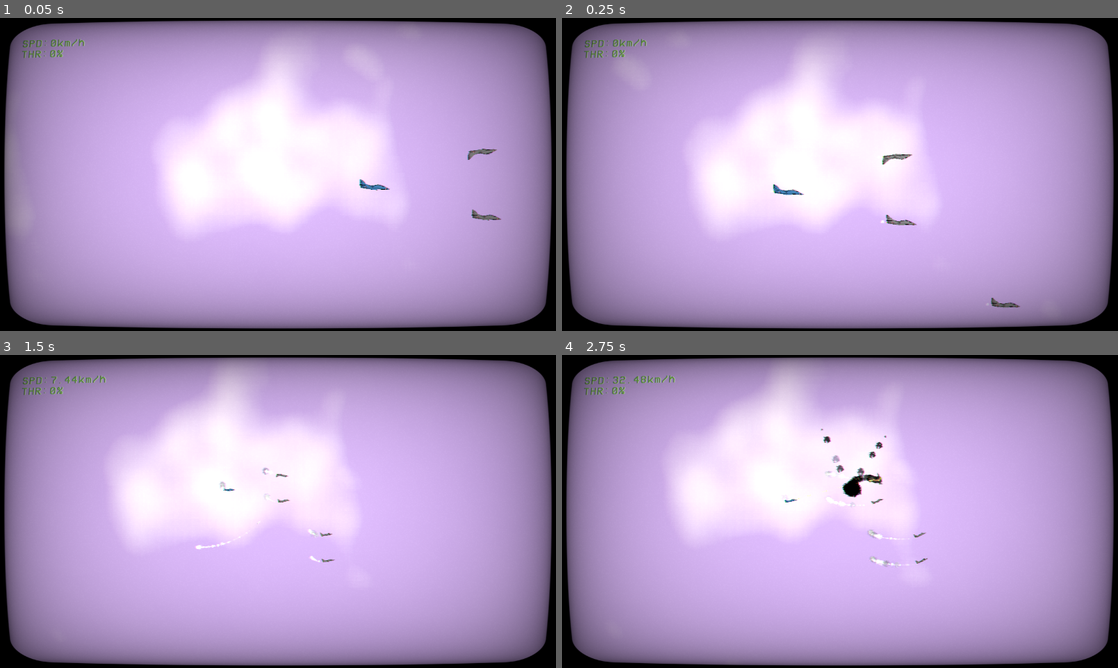
Above: before the commit, frames 1-4 (two rows, left to right).
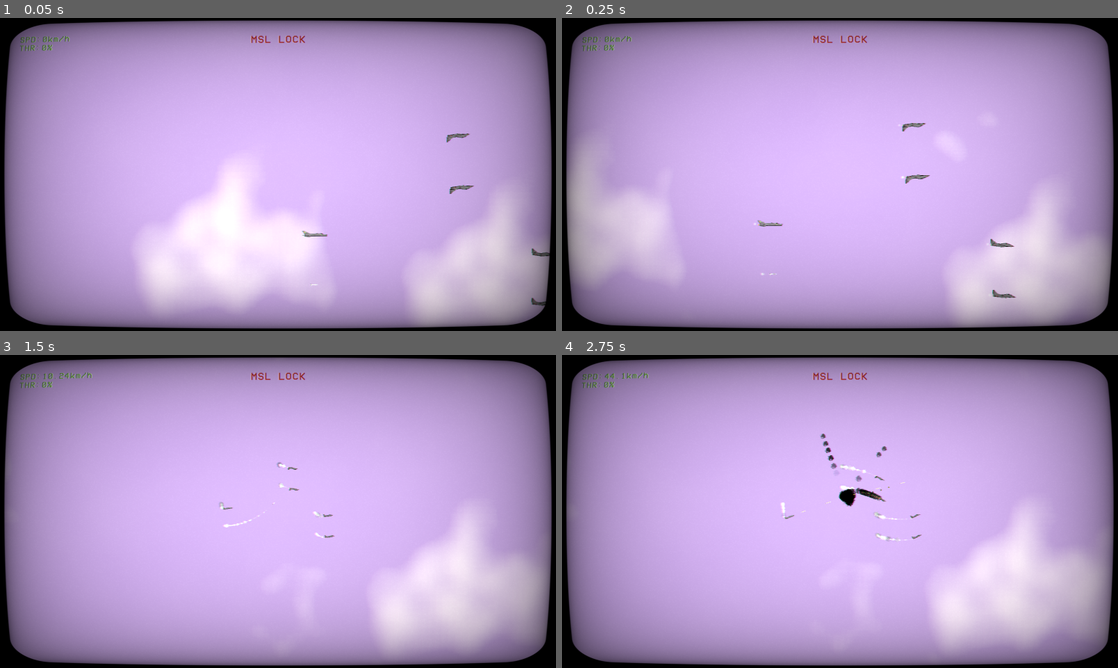
Above: after the commit, the same moments.

Repository: tm-sm/Igne-Caelum
Game: Godot game, scene res://testing2.tscn
Same seed, same stepped clock (60 frames per second), same inputs: the game is played once before the commit and once after it.
Inputs (mouse positions are in pixels of both pictures, inside the frame that each line leads up to):
- Up to frame 1 (0.05 s): no input
- Up to frame 2 (0.25 s): no input
- Up to frame 3 (1.5 s): move the mouse to (400, 495) at 0.52 s; hold A (pitch_up) 0.53-1.28 s; tap X (switch_target) at 0.6 s; move the mouse to (166, 527) at 1.27 s; hold Q (brake) from 1.28 s (still down); tap C (change_camera_type) at 1.35 s
- Up to frame 4 (2.75 s): tap X (switch_target) at 1.55, 2.3 s; move the mouse to (895, 442) at 2.02 s; release Q (brake) at 2.03 s; hold A (pitch_up) from 2.03 s (still down); hold Space (fire_weapon) from 2.03 s (still down)

The runs differ from the first frame. In frame 1, 28% of the frame differs, in the area x 3-99%, y 5-99%; in frame 2, 28%; in frame 3, 24%; in frame 4, 24%.

Commit message:
added missile lock effects and fixed minor issues

Diff:
--- a/entities/PlayerCamera.gd
+++ b/entities/PlayerCamera.gd
@@ -66,10 +66,11 @@
 func next_target():
 	if targets.size() == 0:
 		status = mode.PLAYER
-	elif targets_index >= targets.size():
-		targets_index = 0
-	target = targets[targets_index]
-	targets_index += 1
+	else:
+		if targets_index >= targets.size():
+			targets_index = 0
+		target = targets[targets_index]
+		targets_index += 1
 
 func next_camera_mode():
 	match status:
--- a/entities/planes/InterzkiPlayer.tscn
+++ b/entities/planes/InterzkiPlayer.tscn
@@ -1,8 +1,9 @@
-[gd_scene load_steps=4 format=2]
+[gd_scene load_steps=5 format=2]
 
 [ext_resource path="res://entities/planes/base/Interzki.tscn" type="PackedScene" id=1]
 [ext_resource path="res://entities/planes/scripts/PlanePlayer.gd" type="Script" id=2]
 [ext_resource path="res://misc/ListenerDoppler.tscn" type="PackedScene" id=3]
+[ext_resource path="res://sounds/lock_on.ogg" type="AudioStream" id=4]
 
 [node name="InterzkiPlayer" instance=ExtResource( 1 )]
 script = ExtResource( 2 )
@@ -10,3 +11,6 @@
 [node name="ListenerDoppler" parent="." index="4" instance=ExtResource( 3 )]
 position = Vector2( 66, -9 )
 current = true
+
+[node name="TargetLockSound" type="AudioStreamPlayer2D" parent="." index="5"]
+stream = ExtResource( 4 )
--- a/entities/planes/IntorvAI.tscn
+++ b/entities/planes/IntorvAI.tscn
@@ -11,3 +11,6 @@
 
 [node name="MachineGun" parent="Plane" index="7"]
 position = Vector2( 85, 0 )
+
+[node name="MissileLauncher" parent="Plane" index="8"]
+position = Vector2( 40, 28 )
--- a/entities/planes/IntorvPlayer.tscn
+++ b/entities/planes/IntorvPlayer.tscn
@@ -1,8 +1,9 @@
-[gd_scene load_steps=4 format=2]
+[gd_scene load_steps=5 format=2]
 
 [ext_resource path="res://entities/planes/base/Intorv.tscn" type="PackedScene" id=1]
 [ext_resource path="res://entities/planes/scripts/PlanePlayer.gd" type="Script" id=2]
 [ext_resource path="res://misc/ListenerDoppler.tscn" type="PackedScene" id=3]
+[ext_resource path="res://sounds/lock_on.ogg" type="AudioStream" id=4]
 
 [node name="IntorvPlayer" instance=ExtResource( 1 )]
 script = ExtResource( 2 )
@@ -34,3 +35,6 @@
 
 [node name="ListenerDoppler" parent="." index="4" instance=ExtResource( 3 )]
 current = true
+
+[node name="TargetLockSound" type="AudioStreamPlayer2D" parent="." index="5"]
+stream = ExtResource( 4 )
--- a/entities/planes/base/Interzki.tscn
+++ b/entities/planes/base/Interzki.tscn
@@ -214,7 +214,7 @@
 position = Vector2( 97, 0 )
 
 [node name="MissileLauncher" parent="Plane" instance=ExtResource( 10 )]
-position = Vector2( 1, 21 )
+position = Vector2( 57, 21 )
 
 [node name="HitBox" type="CollisionShape2D" parent="."]
 rotation = 1.5708
--- a/entities/planes/base/Intorv.tscn
+++ b/entities/planes/base/Intorv.tscn
@@ -250,10 +250,9 @@
 
 [node name="MachineGun" parent="Plane" instance=ExtResource( 4 )]
 position = Vector2( 82, 0 )
-fire_rate_seconds = 0.05
 
 [node name="MissileLauncher" parent="Plane" instance=ExtResource( 9 )]
-position = Vector2( 0, 30 )
+position = Vector2( 45, 30 )
 
 [node name="HitBox" type="CollisionShape2D" parent="."]
 position = Vector2( -27, 1 )
--- a/entities/planes/scripts/BasePlane.gd
+++ b/entities/planes/scripts/BasePlane.gd
@@ -219,3 +219,6 @@
 
 func get_sounds():
 	return $JetSound
+
+func get_missile_sensor():
+	return missile_launcher.targetting
--- a/entities/planes/scripts/PlanePlayer.gd
+++ b/entities/planes/scripts/PlanePlayer.gd
@@ -5,10 +5,20 @@
 
 var selected_weapon
 
+onready var lock_on_sound = $TargetLockSound
+
 func _ready():
 	._ready()
 	engine_sound.volume_db = -15
 	selected_weapon = weapons.machinegun
+
+func _process(delta):
+	if missile_launcher.targetting:
+		if not lock_on_sound.playing:
+			lock_on_sound.play(0)
+	else:
+		lock_on_sound.stop()
+	._process(delta)
 
 func update_thrust():
 	if Input.is_action_pressed("thrust_increase"):
--- a/entities/weapons/Missile.gd
+++ b/entities/weapons/Missile.gd
@@ -18,7 +18,6 @@
 
 export(float) var weight_tons : float = 10
 export(int) var damage : int = 500
-export(float) var max_speed = 5000.0
 export(float) var engine_power : float = 1500
 export(float) var torque_strength : float = 750
 export(float) var wind_resistance_factor : float = 1
@@ -89,7 +88,7 @@
 func apply_wind_resistance():
 	#this adds an impulse on the y direction of the plane, this is done by
 	var wind_resistance = Vector2(0, 0)
-	wind_resistance.y = vertical_speed * wind_resistance_factor * abs(forward_speed/max_speed)
+	wind_resistance.y = vertical_speed * wind_resistance_factor
 	wind_resistance = wind_resistance.rotated(get_rotation())
 	apply_central_impulse(-wind_resistance)
 
--- a/entities/weapons/Missile.tscn
+++ b/entities/weapons/Missile.tscn
@@ -56,7 +56,7 @@
 }
 
 [sub_resource type="CircleShape2D" id=22]
-radius = 128.004
+radius = 206.039
 
 [node name="Missile" type="RigidBody2D"]
 position = Vector2( -90, 0 )
@@ -99,14 +99,14 @@
 
 [node name="CollisionPolygon2D" type="CollisionPolygon2D" parent="HeatDetector"]
 position = Vector2( 86, 0 )
-polygon = PoolVector2Array( 0, 0, 500, -1000, 10000, -5000, 10000, 5000, 500, 1000 )
+polygon = PoolVector2Array( 0, 0, 500, -500, 10000, -5000, 10000, 5000, 500, 500 )
 
 [node name="ArmingDistance" type="Area2D" parent="."]
 input_pickable = false
 monitorable = false
 
 [node name="CollisionShape2D" type="CollisionShape2D" parent="ArmingDistance"]
-position = Vector2( 172, 0 )
+position = Vector2( 253, 0 )
 shape = SubResource( 22 )
 
 [node name="Timer" type="Timer" parent="."]
--- a/entities/weapons/MissileLauncher.gd
+++ b/entities/weapons/MissileLauncher.gd
@@ -6,9 +6,11 @@
 
 onready var ammo = load(ammo_path)
 onready var timer = $Timer
+onready var reciever = $TargetReciever
 
 var can_fire = true
 
+var targetting = false
 var attached_body
 
 func initialize(body):
@@ -27,6 +29,13 @@
 		can_fire = false
 		timer.start(cooldown)
 
+func _process(_delta):
+	targetting = false
+	var targets = reciever.get_overlapping_bodies()
+	for t in targets:
+		if t.is_in_group("heat_emitter"):
+			targetting = true
+			break
 
 func _on_Timer_timeout():
 	can_fire = true
--- a/entities/weapons/MissileLauncher.tscn
+++ b/entities/weapons/MissileLauncher.tscn
@@ -8,4 +8,11 @@
 [node name="Timer" type="Timer" parent="."]
 one_shot = true
 
+[node name="TargetReciever" type="Area2D" parent="."]
+monitorable = false
+
+[node name="CollisionPolygon2D" type="CollisionPolygon2D" parent="TargetReciever"]
+position = Vector2( 86, 0 )
+polygon = PoolVector2Array( 0, 0, 500, -500, 10000, -5000, 10000, 5000, 500, 500 )
+
 [connection signal="timeout" from="Timer" to="." method="_on_Timer_timeout"]
--- a/project.godot
+++ b/project.godot
@@ -92,8 +92,8 @@
 
 [display]
 
-window/size/width=1280
-window/size/height=720
+window/size/width=1600
+window/size/height=900
 
 [editor_plugins]
 
--- a/testing2.tscn
+++ b/testing2.tscn
@@ -1,8 +1,8 @@
 [gd_scene load_steps=8 format=2]
 
-[ext_resource path="res://entities/planes/IntorvPlayer.tscn" type="PackedScene" id=1]
+[ext_resource path="res://textures/SkyParallax.tscn" type="PackedScene" id=1]
 [ext_resource path="res://ui/GUI.tscn" type="PackedScene" id=2]
-[ext_resource path="res://textures/SkyParallax.tscn" type="PackedScene" id=3]
+[ext_resource path="res://entities/planes/InterzkiPlayer.tscn" type="PackedScene" id=3]
 [ext_resource path="res://entities/PlayerCamera.gd" type="Script" id=4]
 [ext_resource path="res://entities/planes/IntorvAI.tscn" type="PackedScene" id=5]
 [ext_resource path="res://entities/weapons/Missile.tscn" type="PackedScene" id=6]
@@ -68,12 +68,11 @@
 drag_margin_bottom = 0.5
 script = ExtResource( 4 )
 
-[node name="SkyParallax" parent="." instance=ExtResource( 3 )]
+[node name="SkyParallax" parent="." instance=ExtResource( 1 )]
 scale = Vector2( 5, 5 )
 transform = Transform2D( 5, 0, 0, 5, 0, 0 )
 
 [node name="GUI" parent="." instance=ExtResource( 2 )]
 
-[node name="Player" parent="." instance=ExtResource( 1 )]
-position = Vector2( 2833, 45 )
-plane_color = Color( 0.0509804, 0.407843, 0.698039, 1 )
+[node name="Player" parent="." instance=ExtResource( 3 )]
+position = Vector2( 2170, 866 )
--- a/ui/GUI.tscn
+++ b/ui/GUI.tscn
@@ -1,14 +1,17 @@
 [gd_scene load_steps=12 format=2]
 
-[ext_resource path="res://fonts/VCR_OSD_MONO_1.001.ttf" type="DynamicFontData" id=1]
+[ext_resource path="res://ui/VHS_font.tres" type="DynamicFont" id=1]
+[ext_resource path="res://ui/GUI_theme.tres" type="Theme" id=2]
+[ext_resource path="res://fonts/VCR_OSD_MONO_1.001.ttf" type="DynamicFontData" id=3]
 
 [sub_resource type="GDScript" id=7]
 script/source = "extends CanvasLayer
 
 
 var data
-onready var speed_value = $PanelContainer/VBoxContainer/Speed/Value
-onready var thrust_value = $PanelContainer/VBoxContainer/Thrust/Value
+onready var speed_value = $Info/FlightInfo/Speed/Value
+onready var thrust_value = $Info/FlightInfo/Thrust/Value
+onready var lock_warning = $Weapons/WeaponSensors/TargetLockLabel
 
 var gathering_data
 
@@ -21,36 +24,35 @@
 	if gathering_data:
 		speed_value.text = str(stepify(data.forward_speed / 2, 0.01)) + \"km/h\"
 		thrust_value.text = str(data.engine_thrust_percentage * 100) + \"%\"
+		if data.get_missile_sensor():
+			lock_warning.text = \"MSL LOCK\"
+		else:
+			lock_warning.text = \"\"
 
 func _on_data_source_destroyed():
 	gathering_data = false
 "
 
-[sub_resource type="StyleBoxEmpty" id=34]
-
-[sub_resource type="Theme" id=35]
-PanelContainer/styles/panel = SubResource( 34 )
-
-[sub_resource type="DynamicFont" id=30]
-size = 25
+[sub_resource type="StyleBoxEmpty" id=36]
+
+[sub_resource type="BitmapFont" id=31]
+ascent = 2.0
+
+[sub_resource type="BitmapFont" id=32]
+fallback = SubResource( 31 )
+
+[sub_resource type="Theme" id=6]
+default_font = SubResource( 32 )
+Label/colors/font_color = Color( 0.34902, 0.858824, 0.0627451, 1 )
+Label/fonts/font = ExtResource( 1 )
+PanelContainer/styles/panel = SubResource( 36 )
+
+[sub_resource type="DynamicFont" id=41]
+size = 30
 outline_color = Color( 0, 0, 0, 1 )
 use_filter = true
 extra_spacing_char = 2
-font_data = ExtResource( 1 )
-
-[sub_resource type="StyleBoxEmpty" id=36]
-
-[sub_resource type="BitmapFont" id=31]
-ascent = 2.0
-
-[sub_resource type="BitmapFont" id=32]
-fallback = SubResource( 31 )
-
-[sub_resource type="Theme" id=6]
-default_font = SubResource( 32 )
-Label/colors/font_color = Color( 0.34902, 0.858824, 0.0627451, 1 )
-Label/fonts/font = SubResource( 30 )
-PanelContainer/styles/panel = SubResource( 36 )
+font_data = ExtResource( 3 )
 
 [sub_resource type="Shader" id=39]
 code = "/*
@@ -311,48 +313,72 @@
 layer = 0
 script = SubResource( 7 )
 
-[node name="PanelContainer" type="PanelContainer" parent="."]
+[node name="Info" type="PanelContainer" parent="."]
 margin_left = 34.0
 margin_top = 38.0
 margin_right = 303.0
 margin_bottom = 180.0
-theme = SubResource( 35 )
-
-[node name="VBoxContainer" type="VBoxContainer" parent="PanelContainer"]
+theme = ExtResource( 2 )
+
+[node name="FlightInfo" type="VBoxContainer" parent="Info"]
 margin_right = 269.0
 margin_bottom = 142.0
 theme = SubResource( 6 )
 
-[node name="Speed" type="HBoxContainer" parent="PanelContainer/VBoxContainer"]
+[node name="Speed" type="HBoxContainer" parent="Info/FlightInfo"]
 margin_right = 269.0
 margin_bottom = 22.0
 
-[node name="Type" type="Label" parent="PanelContainer/VBoxContainer/Speed"]
+[node name="Type" type="Label" parent="Info/FlightInfo/Speed"]
 margin_right = 66.0
 margin_bottom = 22.0
 text = "SPD:"
 
-[node name="Value" type="Label" parent="PanelContainer/VBoxContainer/Speed"]
+[node name="Value" type="Label" parent="Info/FlightInfo/Speed"]
 margin_left = 70.0
 margin_right = 119.0
 margin_bottom = 22.0
 text = "N/A"
 
-[node name="Thrust" type="HBoxContainer" parent="PanelContainer/VBoxContainer"]
+[node name="Thrust" type="HBoxContainer" parent="Info/FlightInfo"]
 margin_top = 26.0
 margin_right = 269.0
 margin_bottom = 48.0
 
-[node name="Type" type="Label" parent="PanelContainer/VBoxContainer/Thrust"]
+[node name="Type" type="Label" parent="Info/FlightInfo/Thrust"]
 margin_right = 66.0
 margin_bottom = 22.0
 text = "THR:"
 
-[node name="Value" type="Label" parent="PanelContainer/VBoxContainer/Thrust"]
+[node name="Value" type="Label" parent="Info/FlightInfo/Thrust"]
 margin_left = 70.0
 margin_right = 119.0
 margin_bottom = 22.0
 text = "N/A"
+
+[node name="Weapons" type="PanelContainer" parent="."]
+anchor_left = 0.5
+anchor_right = 0.5
+margin_left = -67.0
+margin_top = 43.0
+margin_right = 67.0
+margin_bottom = 65.0
+grow_horizontal = 2
+theme = ExtResource( 2 )
+
+[node name="WeaponSensors" type="VBoxContainer" parent="Weapons"]
+margin_right = 134.0
+margin_bottom = 27.0
+grow_horizontal = 2
+
+[node name="TargetLockLabel" type="Label" parent="Weapons/WeaponSensors"]
+margin_right = 134.0
+margin_bottom = 27.0
+grow_horizontal = 2
+custom_colors/font_color = Color( 1, 0.0352941, 0, 1 )
+custom_fonts/font = SubResource( 41 )
+align = 1
+uppercase = true
 
 [node name="Screen" type="ColorRect" parent="."]
 material = SubResource( 40 )
--- /dev/null
+++ b/ui/GUI_theme.tres
@@ -0,0 +1,9 @@
+[gd_resource type="Theme" load_steps=3 format=2]
+
+[ext_resource path="res://ui/VHS_font.tres" type="DynamicFont" id=1]
+
+[sub_resource type="StyleBoxEmpty" id=34]
+
+[resource]
+Label/fonts/font = ExtResource( 1 )
+PanelContainer/styles/panel = SubResource( 34 )
--- /dev/null
+++ b/ui/VHS_font.tres
@@ -0,0 +1,10 @@
+[gd_resource type="DynamicFont" load_steps=2 format=2]
+
+[ext_resource path="res://fonts/VCR_OSD_MONO_1.001.ttf" type="DynamicFontData" id=1]
+
+[resource]
+size = 25
+outline_color = Color( 0, 0, 0, 1 )
+use_filter = true
+extra_spacing_char = 2
+font_data = ExtResource( 1 )
Not shown, added: sounds/lock_on.ogg.import
Not shown: 1 places in textures/SkyParallax.tscn that only renumber resources
Not shown, added: sounds/lock_on.ogg
